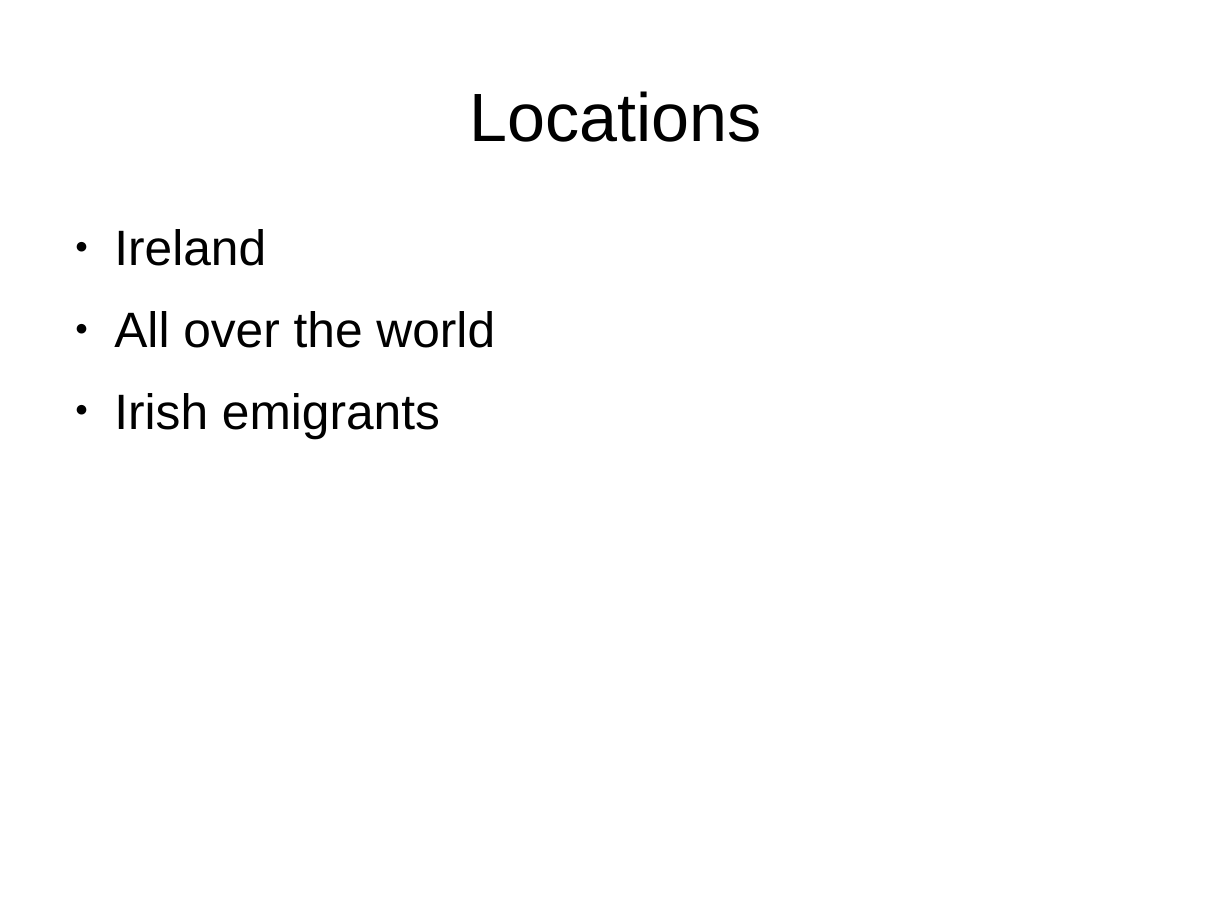
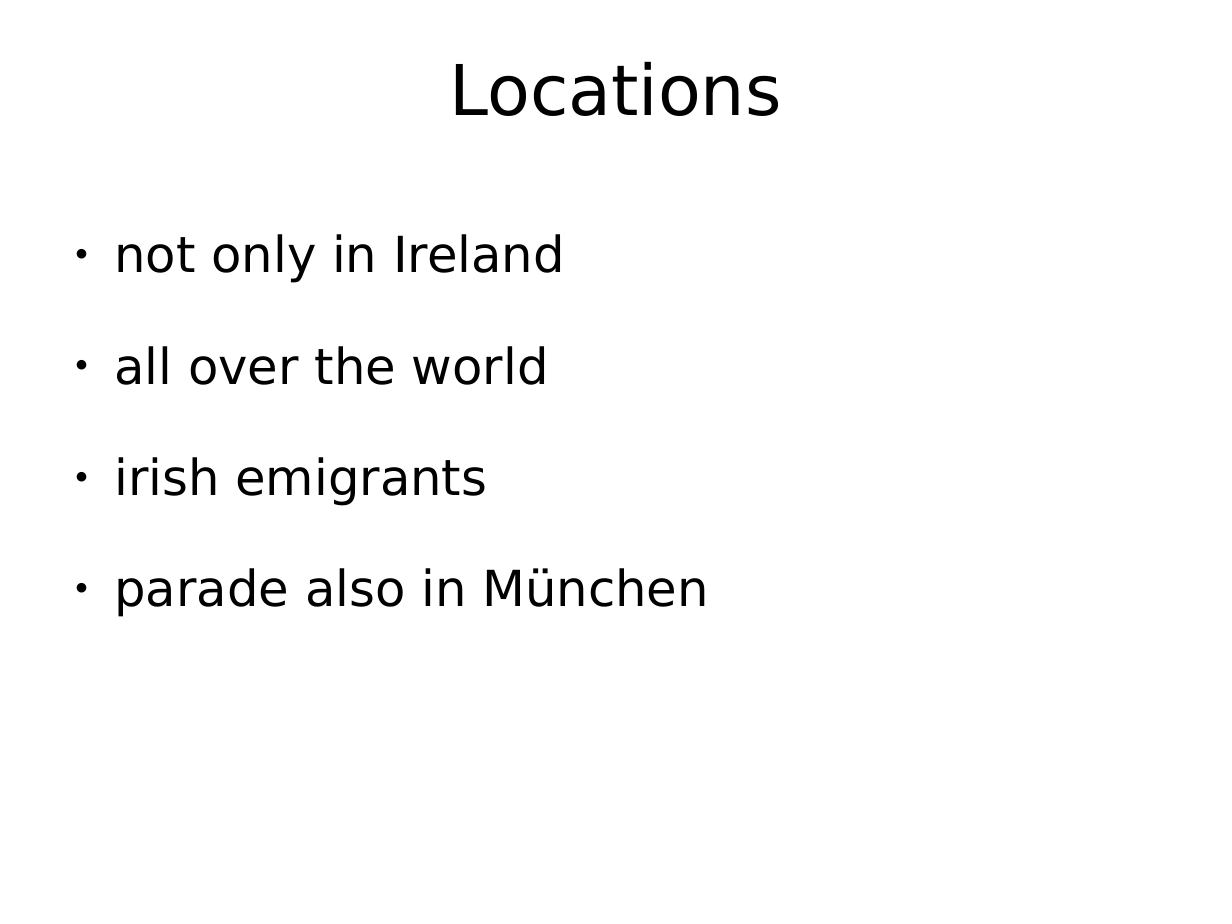
Before and after one commit to PraeluceantBoreus/eref, a slide deck: slide 8 of referat.odp (slide 7 before the commit). Drawn at 1232x924 pixels with LibreOffice and Linux fonts; fonts in the diff are those of the drawing; background and template pictures are left out. Boxes give left, top, right and bottom in pixels: in the first picture for what was removed or moved away, otherwise in the second. Text is boxed around its words. In the diff, an @@ line names an element or a change of style, - is before the commit and + after.

```diff
--- a/referat.odp
+++ b/referat.odp
@@ title "Locations" at (450,61,782,116): size 44 to 45.1 pt, font Arial to DejaVu Sans @@
@@ text at (114,234,709,617): text changed; font Arial to DejaVu Sans @@
-● Ireland
-● All over the world
-● Irish emigrants
+● not only in Ireland
+● all over the world
+● irish emigrants
+● parade also in München
```
Also in this commit, not shown: 7 other slides changed, 1 slide added, 1 other file.
